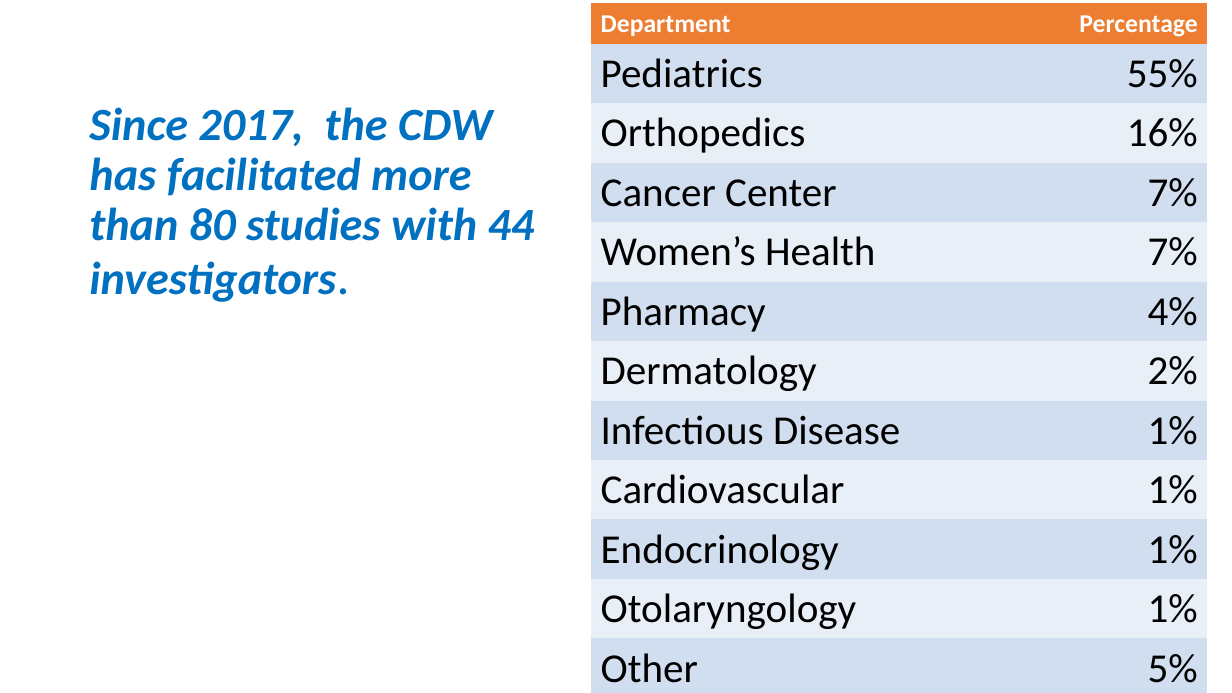
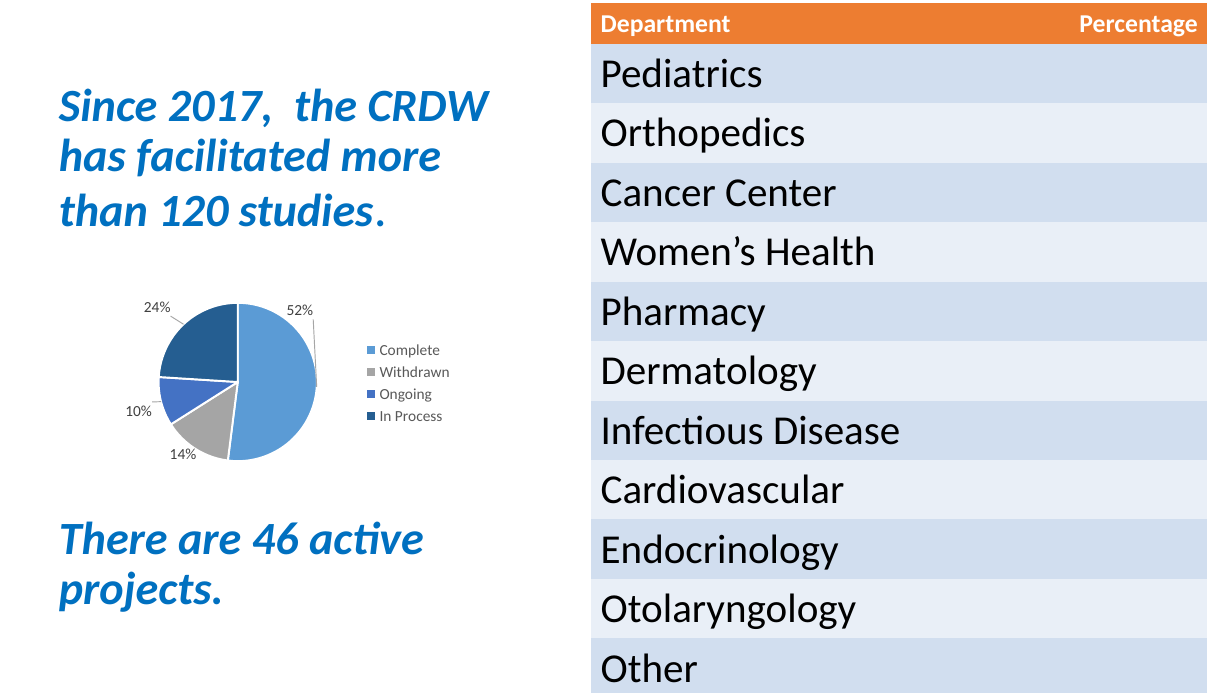
Before and after one commit to OuhscBbmc/prairie-outpost-public, a slide deck: slide 6 of publications/presentation-2021-02-aac/crdw-2021-02.pptx. Drawn at 1232x693 pixels with LibreOffice and Linux fonts; fonts in the diff are those of the drawing. Boxes give left, top, right and bottom in pixels: in the first picture for what was removed or moved away, otherwise in the second. Text is boxed around its words. In the diff, an @@ line names an element or a change of style, - is before the commit and + after.

```diff
--- a/publications/presentation-2021-02-aac/crdw-2021-02.pptx
+++ b/publications/presentation-2021-02-aac/crdw-2021-02.pptx
@@ table at bbox=[592, 3, 1207, 687] @@
-row 2, column 2: 55%
+row 2, column 2: 
-row 3, column 2: 16%
+row 3, column 2: 
-row 4, column 2: 7%
+row 4, column 2: 
-row 5, column 2: 7%
+row 5, column 2: 
-row 6, column 2: 4%
+row 6, column 2: 
-row 7, column 2: 2%
+row 7, column 2: 
-row 8, column 2: 1%
+row 8, column 2: 
-row 9, column 2: 1%
+row 9, column 2: 
-row 10, column 2: 1%
+row 10, column 2: 
-row 11, column 2: 1%
+row 11, column 2: 
-row 12, column 2: 5%
+row 12, column 2: 
@@ title at bbox=[59, 88, 488, 612]: text changed @@
-Since 2017, the CDW has facilitated more than 80 studies with 44 investigators.
+Since 2017, the CRDW has facilitated more than 120 studies.
+There are 46 active projects.
@@ pie chart added at bbox=[108, 276, 463, 490] @@
+categories: Complete, Withdrawn, Ongoing, In Process
+Series 1: 52, 14, 10, 24
```
Also in this commit, not shown: 1 other slide changed, 6 slides added, 2 slides removed.
